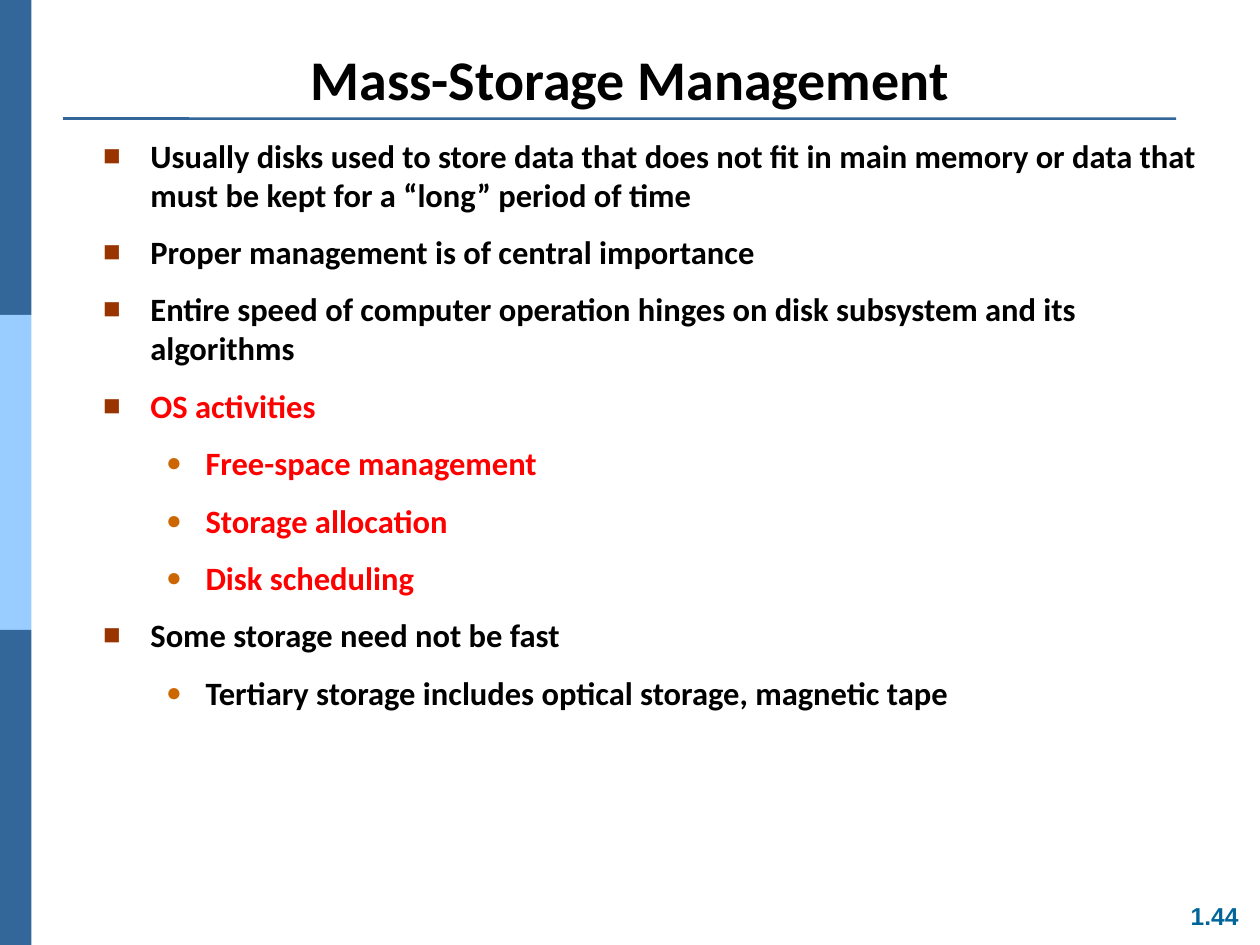
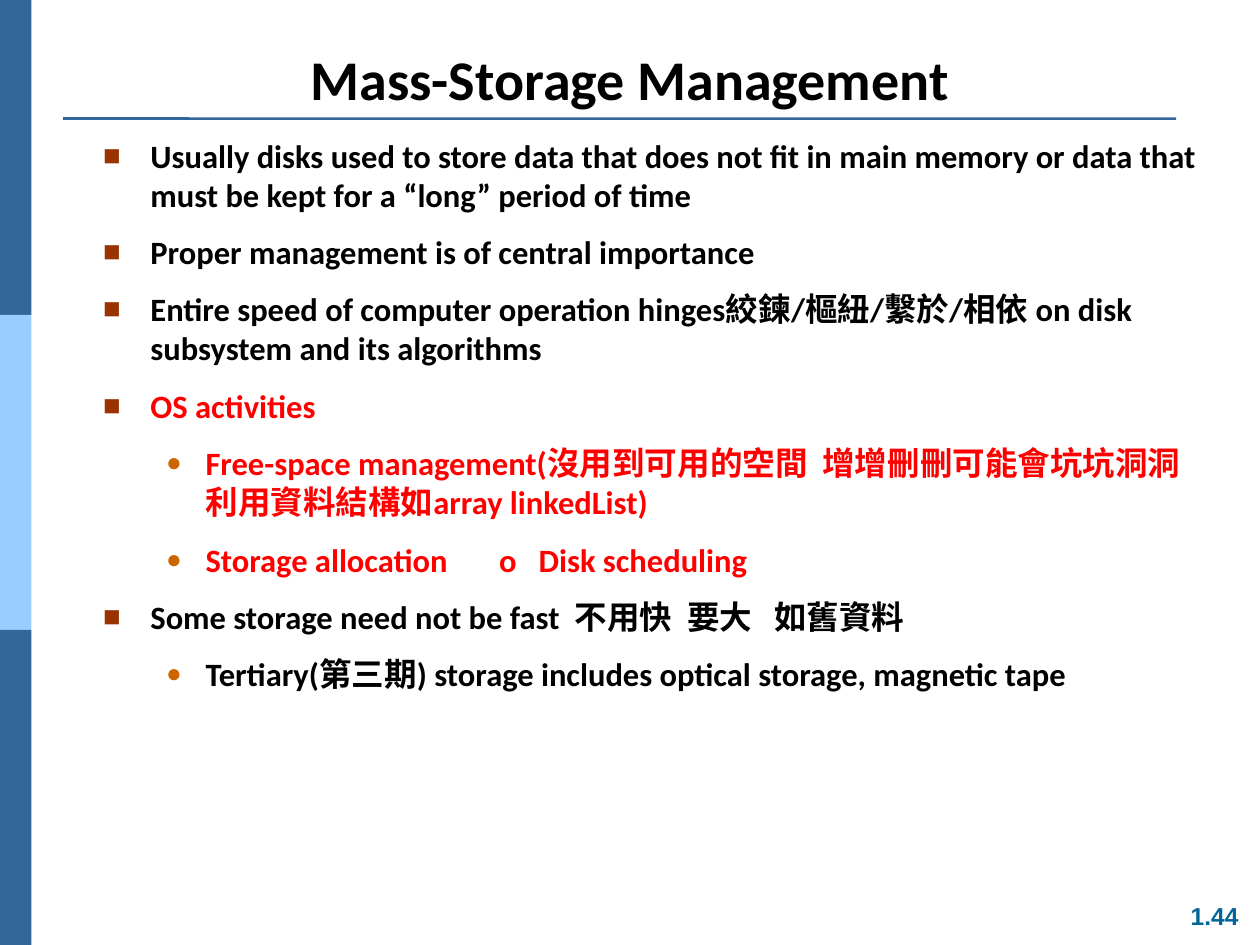
Before and after one commit to Yang09701194/OS_Learning, a slide deck: slide 44 of ch01.ppt. Drawn at 1260x945 pixels with LibreOffice and Linux fonts; fonts in the diff are those of the drawing. Boxes give left, top, right and bottom in pixels: in the first picture for what was removed or moved away, otherwise in the second. Text is boxed around its words. In the diff, an @@ line names an element or a change of style, - is before the commit and + after.

```diff
--- a/ch01.ppt
+++ b/ch01.ppt
@@ text at [150, 295, 1132, 366]: text changed @@
-■ Entire speed of computer operation hinges on disk subsystem and its algorithms
+■ Entire speed of computer operation hinges絞鍊/樞紐/繫於/相依 on disk subsystem and its algorithms
@@ text at [150, 447, 1180, 692]: text changed; text colour #000000 to #FF0000 @@
-  ● Free-space management
-  ● Storage allocation
-  ● Disk scheduling
-■ Some storage need not be fast
-  ● Tertiary storage includes optical storage, magnetic tape
+  ● Free-space management(沒用到可用的空間 增增刪刪可能會坑坑洞洞 利用資料結構如array linkedList)
+  ● Storage allocation o Disk scheduling
+■ Some storage need not be fast 不用快 要大 如舊資料
+  ● Tertiary(第三期) storage includes optical storage, magnetic tape
```
Also in this commit, not shown: 7 other slides changed, 1 other file.
